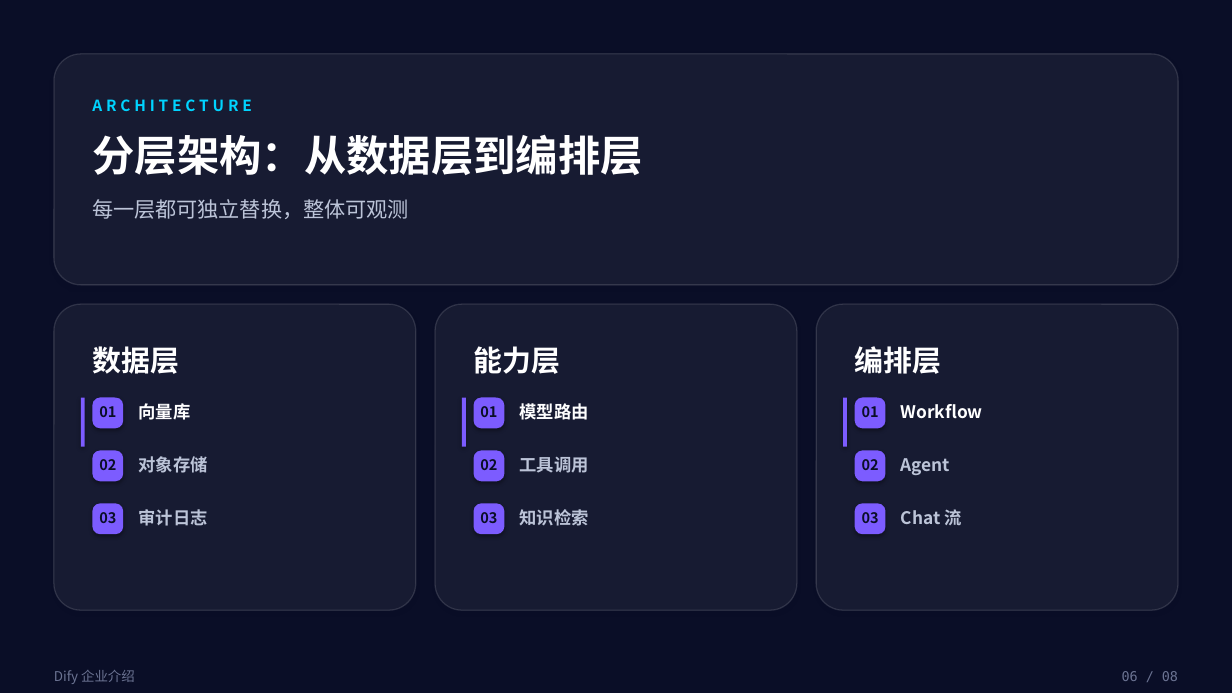
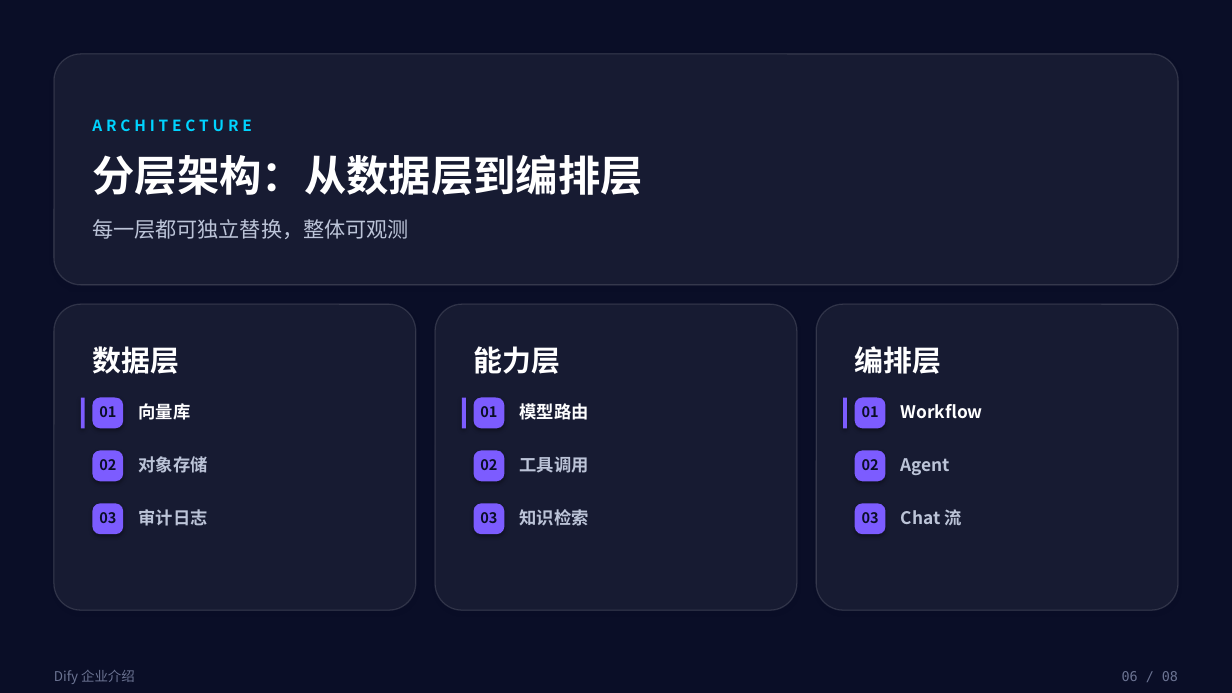
Before and after one commit to ZhengRui-Chen/bento-ppt-skill, a slide deck: slide 6 of examples/dify-intro/deck.pptx. Drawn at 1232x693 pixels with LibreOffice and Linux fonts; fonts in the diff are those of the drawing. Boxes give left, top, right and bottom in pixels: in the first picture for what was removed or moved away, otherwise in the second. Text is boxed around its words. In the diff, an @@ line names an element or a change of style, - is before the commit and + after.

```diff
--- a/examples/dify-intro/deck.pptx
+++ b/examples/dify-intro/deck.pptx
@@ 3 texts: place and size @@
-3 texts at (92, 99, 642, 219)
+3 texts at (92, 119, 642, 239)
@@ rectangle: place and size @@
-rectangle at (80, 397, 84, 446)
+rectangle at (80, 397, 84, 428)
@@ rectangle: place and size @@
-rectangle at (462, 397, 466, 446)
+rectangle at (462, 397, 466, 428)
@@ rectangle: place and size @@
-rectangle at (843, 397, 847, 446)
+rectangle at (843, 397, 847, 428)
```
Also in this commit, not shown: 1 other slide changed, 2 other files.
